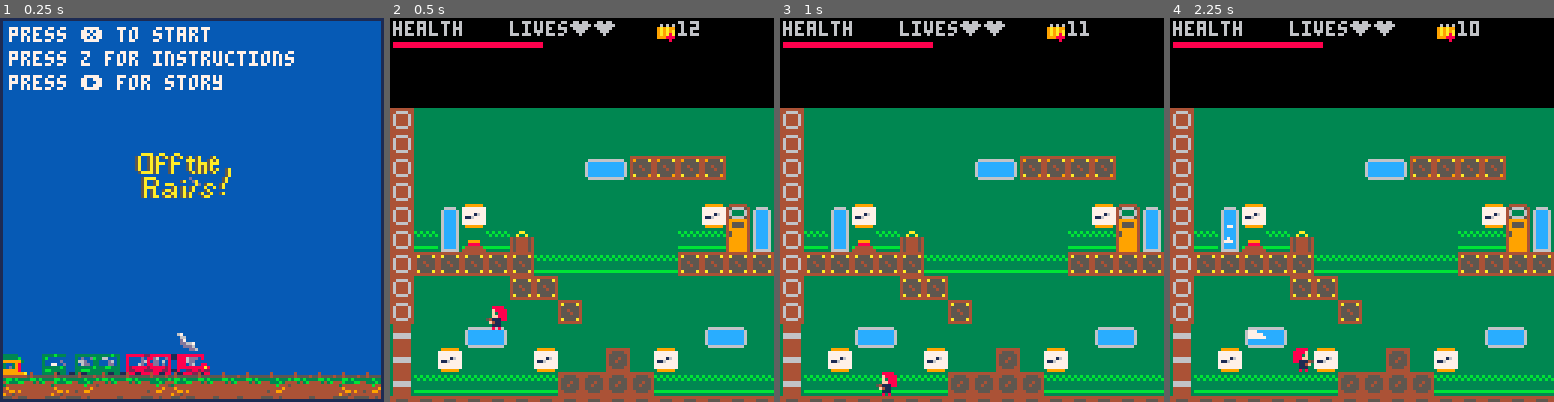
Above: before the commit, frames 1-4 (left to right).
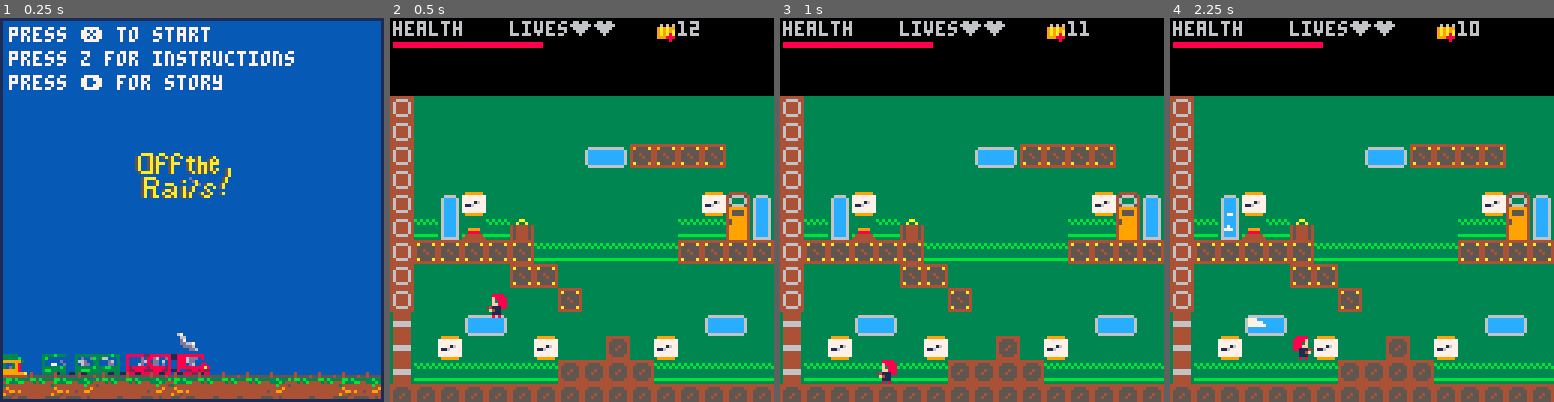
Above: after the commit, the same moments.

Repository: hggorel/Off-The-Rails
Game: PICO-8 cartridge offtherails.p8
The game is run twice, just before and just after one commit, with the same random seed, the same clock (stepped at 60 frames per second) and the same inputs.
Inputs:
- Up to frame 1 (0.25 s): no input
- Up to frame 2 (0.5 s): tap X (X key) at 0.33 s
- Up to frame 3 (1 s): tap O (Z key) at 0.7 s
- Up to frame 4 (2.25 s): tap X (X key) at 1.07, 1.85 s; hold Right 1.6-2.1 s; tap O (Z key) at 1.7, 2.1 s; hold Up from 2.15 s (still down)

Frame 1 is identical in both runs. In frame 2, 25% of the frame differs, in the area x 0-100%, y 20-100%; in frame 3, 25%; in frame 4, 26%.

Commit message:
TJ appears

Diff:
--- a/offtherails.p8
+++ b/offtherails.p8
@@ -241,7 +241,7 @@
 	add(extras,extra)
 end
 
-function flip_switch(right_tile, left_tile)
+function flip_left_switch(right_tile, left_tile)
 	if right_tile == 136 then
 		mset((player.x+8)/8+map_x, player.y/8+map_y, 137)
 		mset(41, 7, 151)
@@ -252,6 +252,16 @@
 		mset(42, 1, 132)
 		mset(43, 1, 132)
 		mset(44, 1, 132)
+	end
+end
+
+function flip_right_switch(right_tile, left_tile)
+	if right_tile == 137 then
+		mset((player.x+8)/8+map_x, player.y/8+map_y, 136)
+		mset(62, 21, 128)
+		mset(63, 21, 129)
+		mset(62, 22, 144)
+		mset(63, 22, 145)
 	end
 end
 
@@ -640,7 +650,12 @@
 	local tile_right_collidable = fget(tile_right_character, 0)
 	local tile_left_character = mget((player.x)/8+map_x, player.y/8 + map_y)
 	local tile_left_collidable = fget(tile_left_character, 0)
-	flip_switch(tile_right_character, tile_left_character)
+	if level == 2 then
+		flip_left_switch(tile_right_character, tile_left_character)
+	end
+	if level == 4 then
+		flip_right_switch(tile_right_character, tile_left_character)
+	end
 	grab_suitcase(tile_left_character)
 
 	x_move = calculate_x_movement()
@@ -1066,7 +1081,7 @@
 	--will need to readjust levels for tutorial map
 	if level==0 and levelwin==false and gameover==false then
 		cls(5)
- 	camera(camx, -20)
+ 	camera(camx, -16)
  	map_x = 110
  	drawclouds()
 
